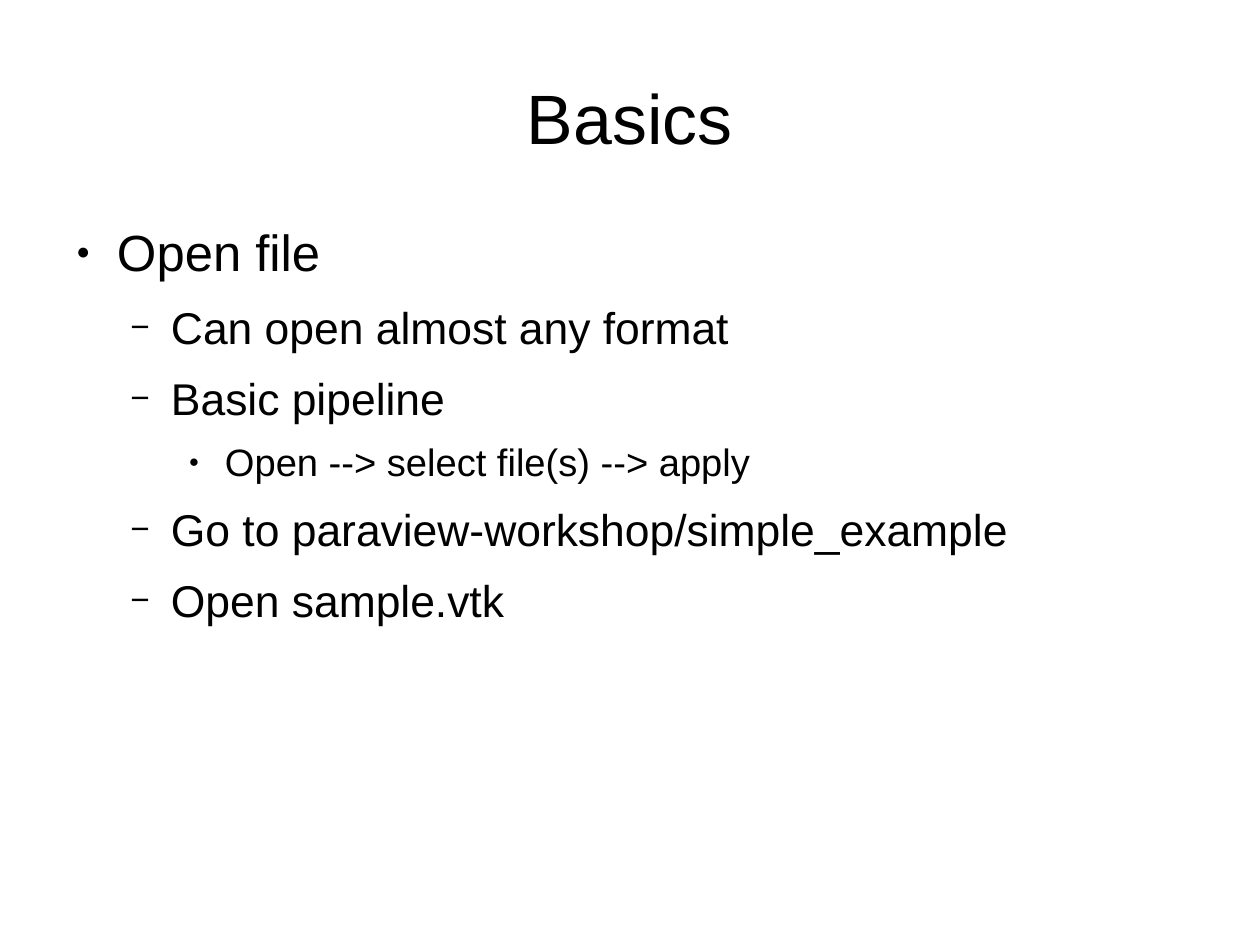
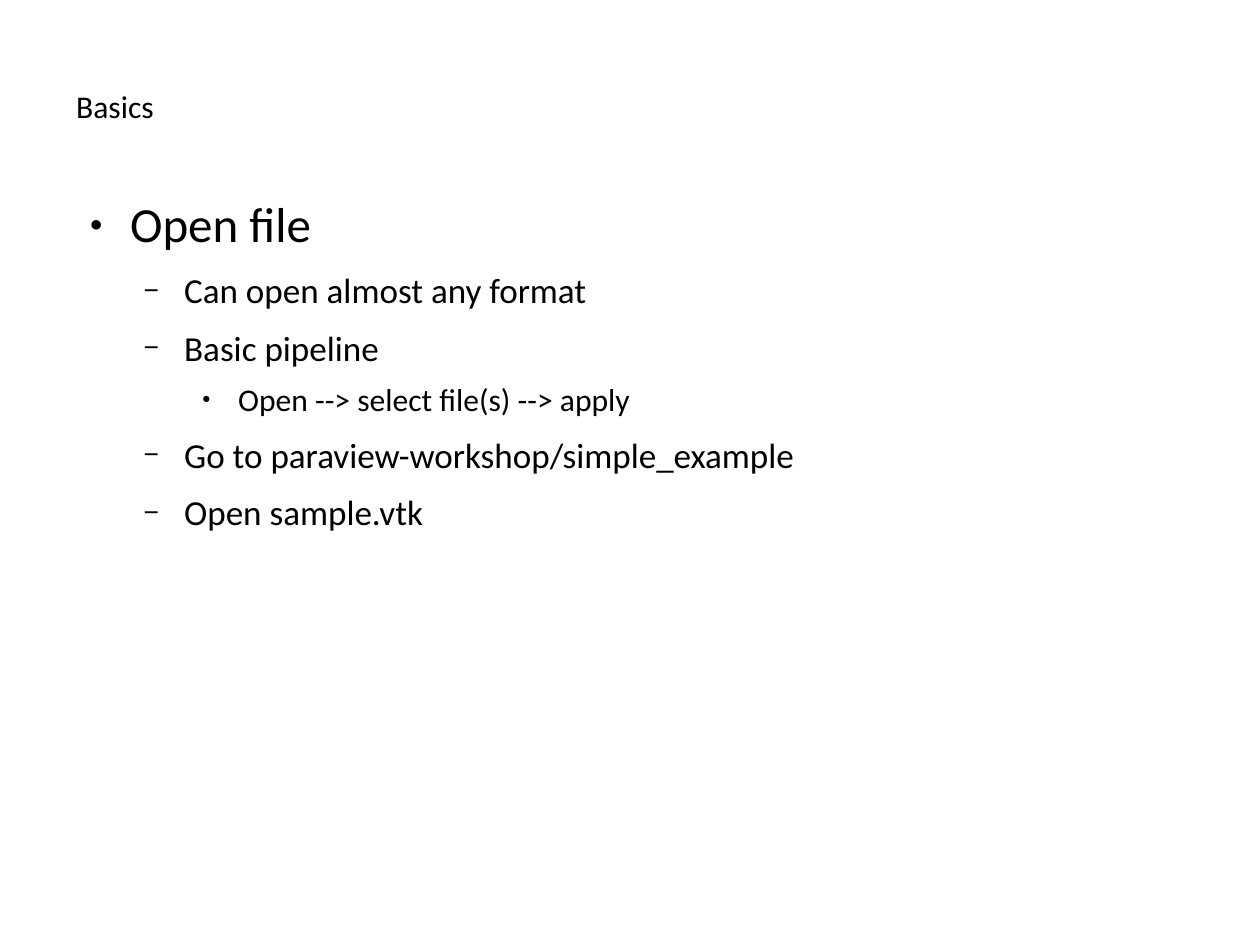
Before and after one commit to ucgmsim/workshops, a slide deck: slide 4 of presentation/slides.odp. Drawn at 1260x945 pixels with LibreOffice and Linux fonts; fonts in the diff are those of the drawing. Boxes give left, top, right and bottom in pixels: in the first picture for what was removed or moved away, otherwise in the second. Text is boxed around its words. In the diff, an @@ line names an element or a change of style, - is before the commit and + after.

Commit message:
Almost final version of the slides

```diff
--- a/presentation/slides.odp
+++ b/presentation/slides.odp
@@ title "Basics": place and size @@
-title "Basics" at (527,93,733,145)
+title "Basics" at (76,96,154,119)
@@ title "Basics" at (76,96,154,119): size 44 to 19.9 pt, font Arial to Calibri; alignment centre to left @@
@@ text "Open file": place and size @@
-text "Open file" at (117,234,1008,627)
+text "Open file" at (130,208,794,531)
@@ text "Open file" at (130,208,794,531): size 32 to 30.9 pt in "Open file"; font Arial to Calibri; size 28 to 22.1 pt in "Can open almost any format", "Basic pipeline", "Go to paraview-workshop/simple_example", "Open sample.vtk"; size 24 to 19.9 pt in "Open --> select file(s) --> apply"; line spacing 1 to 0.9; more space between paragraphs @@
```
Also in this commit, not shown: 10 other slides changed, 4 slides added.
